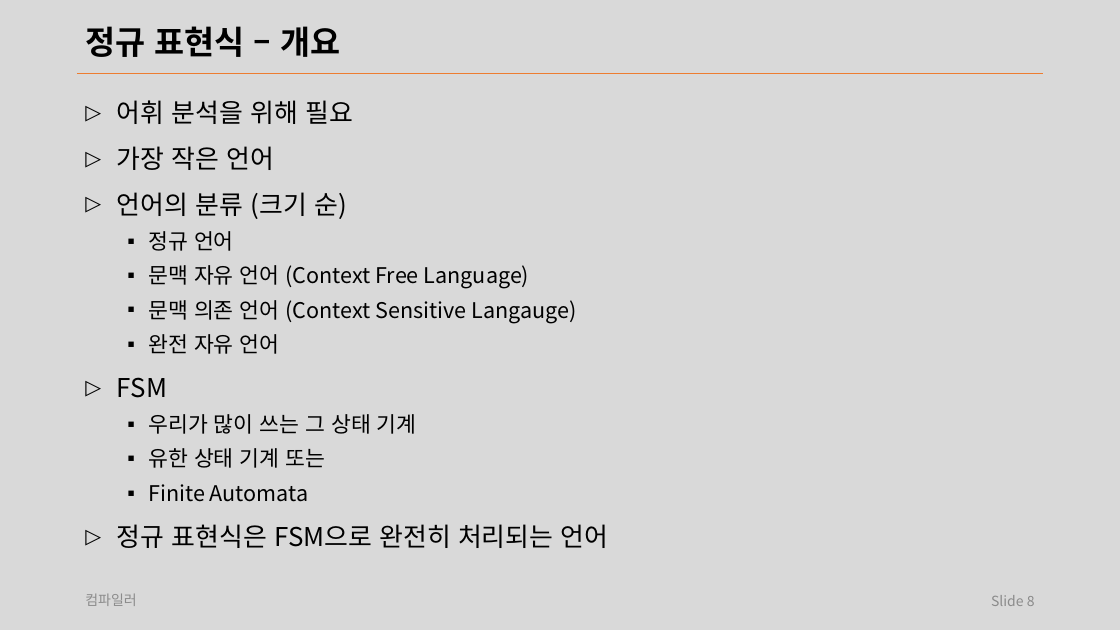
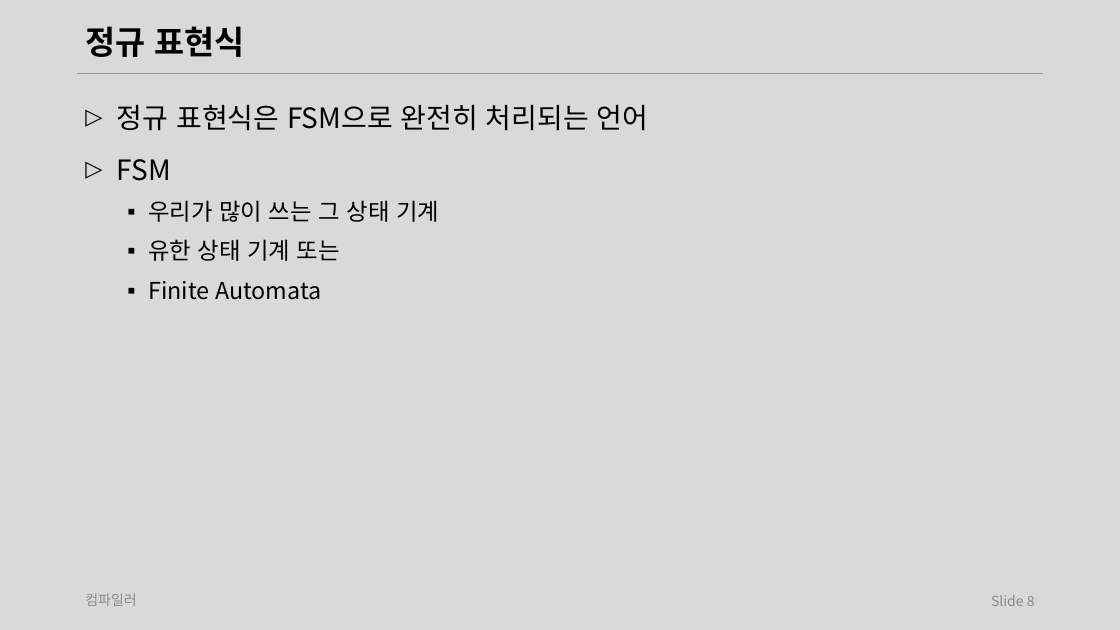
Before and after one commit to laxtools/article, a slide deck: slide 8 of programming/compiler/lecture/note.pptx. Drawn at 1120x630 pixels with LibreOffice and Linux fonts; fonts in the diff are those of the drawing. Boxes give left, top, right and bottom in pixels: in the first picture for what was removed or moved away, otherwise in the second. Text is boxed around its words. In the diff, an @@ line names an element or a change of style, - is before the commit and + after.

```diff
--- a/programming/compiler/lecture/note.pptx
+++ b/programming/compiler/lecture/note.pptx
@@ title at [85, 26, 245, 57]: text changed @@
-정규 표현식 – 개요
+정규 표현식
@@ text at [117, 105, 649, 131]: text changed; size 18.5 to 24 pt @@
-▷ 어휘 분석을 위해 필요
-▷ 가장 작은 언어
-▷ 언어의 분류 (크기 순)
-  ▪ 정규 언어
-  ▪ 문맥 자유 언어 (Context Free Language)
-  ▪ 문맥 의존 언어 (Context Sensitive Langauge)
-  ▪ 완전 자유 언어
+▷ 정규 표현식은 FSM으로 완전히 처리되는 언어
@@ text at [117, 159, 439, 300]: size 22.2 to 24 pt in "FSM"; size 18.5 to 20 pt in "우리가 많이 쓰는 그 상태 기계", "유한 상태 기계 또는", "Finite Automata"; line spacing 1.1 to 1.2 @@
@@ text at [117, 524, 609, 548]: paragraph removed @@
-▷ 정규 표현식은 FSM으로 완전히 처리되는 언어
```
Also in this commit, not shown: 26 other slides changed, 2 slides removed, 24 other files.
